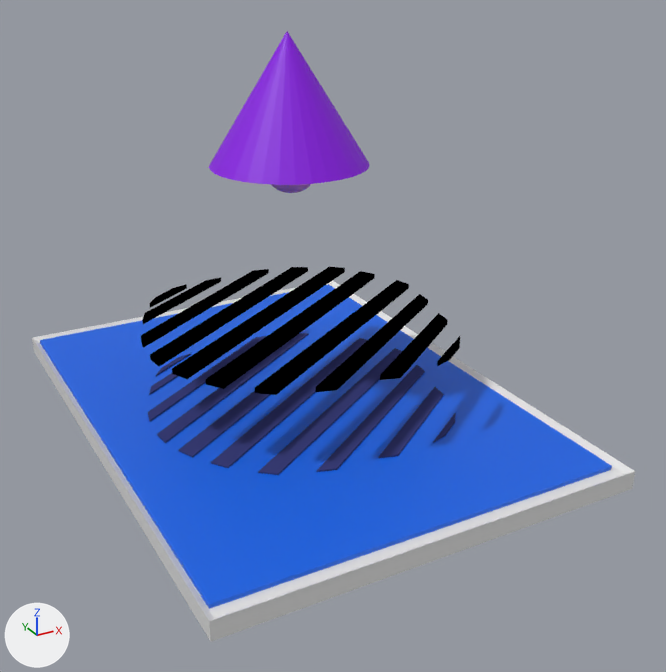
An edit to the Blender file untitled 5.blend, drawn before and after from the same camera.
Camera for both pictures: a 50 mm camera at (-1.7, -3.29, 2.1) aimed at (0.05, -0.1, 0.5). Every picture has the same lights, and +X, +Y and +Z are marked at lower left.

Script lines for the objects in view, before the commit:
```python
ob_cube_001 = bpy.data.objects.new('Cube.001', me_cube)
ob_cube_001.location = (-0.104, -0.687, 0.116)
ob_cube_004 = bpy.data.objects.new('Cube.004', me_cube_005)
ob_cube_004.location = (0.303, -0.14, 0.493)
ob_cube_012 = bpy.data.objects.new('Cube.012', me_cube_012)
ob_cube_012.location = (-0.012, 0.329, 0.12)
ob_cube_016 = bpy.data.objects.new('Cube.016', me_cube_016)
ob_cube_016.location = (-0.225, 0.571, 0.12)
ob_cube_017 = bpy.data.objects.new('Cube.017', me_cube_017)
ob_cube_017.location = (-0.119, 0.44, 0.12)
ob_cube_018 = bpy.data.objects.new('Cube.018', me_cube_018)
ob_cube_018.location = (0.411, -0.286, 0.12)
ob_cube_019 = bpy.data.objects.new('Cube.019', me_cube_019)
ob_cube_019.location = (0.303, -0.14, 0.12)
ob_cube_020 = bpy.data.objects.new('Cube.020', me_cube_020)
ob_cube_020.location = (0.218, 0.028, 0.12)
ob_cube_021 = bpy.data.objects.new('Cube.021', me_cube_021)
ob_cube_021.location = (0.084, 0.183, 0.12)
# also in view: 'Cube.011' at (-0.07, 0.26, 0.49); 'Cube.005' at (0.31, -0.33, 0.49); 'Cube.003' at (0.12, -0.05, 0.49); 'Cube' at (-0.03, 0.15, 0.08); 'Cube.006' at (-0.17, 0.39, 0.49)
```
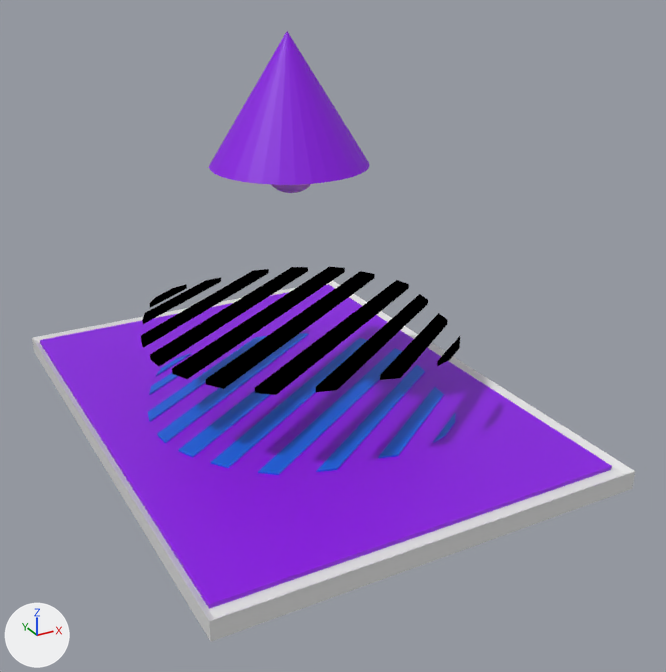
What changed in the scene script:
```text
Change me_cube:
    where me_cube.from_pydata(...)  # 8 vertices, 6 faces; spans x -0.81..0.92, y -0.34..2.03, z -0.01..0.01
    remove me_cube.materials.append(mat_material_003)  # blue #0063e7
    add me_cube.materials.append(mat_material_004)  # purple #8b00e7
Change me_cube_021:
    where me_cube_021.from_pydata(...)  # 8 vertices, 6 faces; spans x -0.67..0.525, y -0.487..0.365, z -0.011..0.011
    remove me_cube_021.materials.append(mat_material_001)  # dark blue #3b3f7a
    add me_cube_021.materials.append(mat_material_003)  # blue #0063e7
Change me_cube_020:
    where me_cube_020.from_pydata(...)  # 8 vertices, 6 faces; spans x -0.667..0.462, y -0.473..0.322, z -0.011..0.011
    remove me_cube_020.materials.append(mat_material_001)  # dark blue #3b3f7a
    add me_cube_020.materials.append(mat_material_003)  # blue #0063e7
Change me_cube_019:
    where me_cube_019.from_pydata(...)  # 8 vertices, 6 faces; spans x -0.547..0.349, y -0.383..0.273, z -0.011..0.011
    remove me_cube_019.materials.append(mat_material_001)  # dark blue #3b3f7a
    add me_cube_019.materials.append(mat_material_003)  # blue #0063e7
Change me_cube_018:
    where me_cube_018.from_pydata(...)  # 8 vertices, 6 faces; spans x -0.384..0.18, y -0.265..0.174, z -0.011..0.011
    remove me_cube_018.materials.append(mat_material_001)  # dark blue #3b3f7a
    add me_cube_018.materials.append(mat_material_003)  # blue #0063e7
Change me_cube_017:
    where me_cube_017.from_pydata(...)  # 8 vertices, 6 faces; spans x -0.582..0.48, y -0.435..0.332, z -0.011..0.011
    remove me_cube_017.materials.append(mat_material_001)  # dark blue #3b3f7a
    add me_cube_017.materials.append(mat_material_003)  # blue #0063e7
Change me_cube_016:
    where me_cube_016.from_pydata(...)  # 8 vertices, 6 faces; spans x -0.467..0.396, y -0.356..0.249, z -0.011..0.011
    remove me_cube_016.materials.append(mat_material_001)  # dark blue #3b3f7a
    add me_cube_016.materials.append(mat_material_003)  # blue #0063e7
Change me_cube_012:
    where me_cube_012.from_pydata(...)  # 8 vertices, 6 faces; spans x -0.655..0.535, y -0.486..0.357, z -0.011..0.011
    remove me_cube_012.materials.append(mat_material_001)  # dark blue #3b3f7a
    add me_cube_012.materials.append(mat_material_003)  # blue #0063e7
```

Changed parts and their boxes [x1, y1, x2, y2] in the pictures (666 x 672 px):
'Cube.001', recoloured (blue to purple)
    both: [40, 285, 612, 609]
'Cube.020', recoloured
    both: [258, 348, 402, 475]
'Cube.021', recoloured
    both: [211, 338, 368, 468]
'Cube.019', recoloured
    both: [316, 365, 425, 472]
'Cube.017', recoloured
    both: [157, 333, 309, 443]
'Cube.012', recoloured
    both: [178, 391, 271, 458]
'Cube.018', recoloured
    both: [378, 387, 444, 458]
'Cube.016', recoloured
    both: [148, 336, 267, 422]
